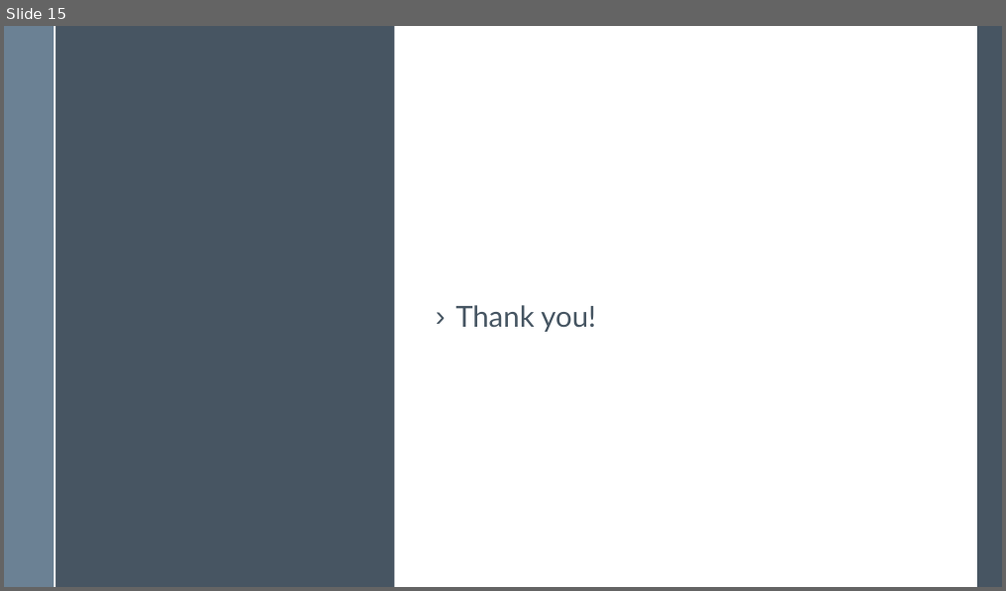
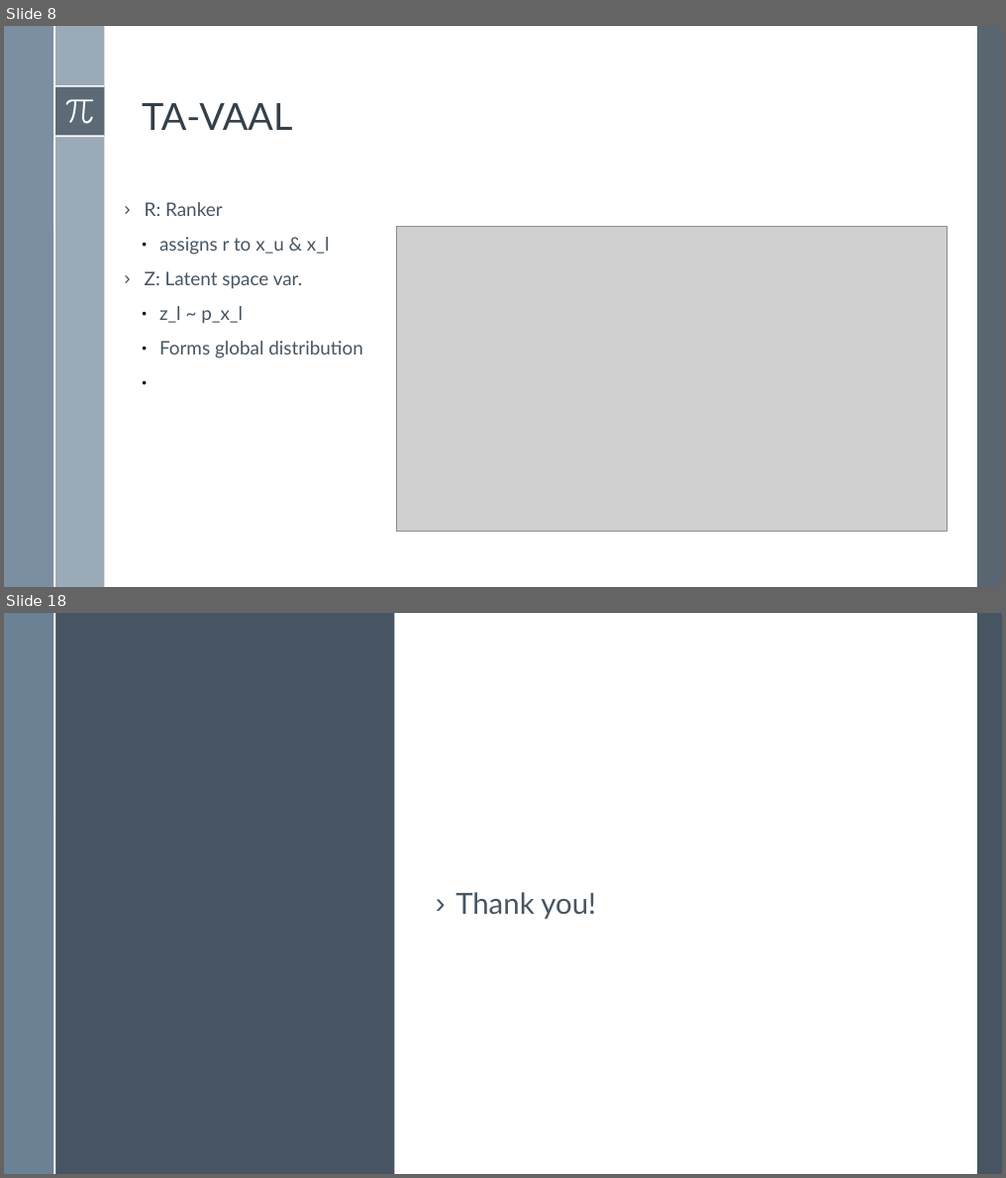
Before and after one commit to BardiaMojra/presentations, a slide deck: task_aware_variational_adversarial_active_learning/presentation.odp. Shown one above the other, each under a label of ours: slide 15 before the commit, slides 8 and 18 after it; the slides between them are not shown. The pictures are 1006x591 and 1006x1178 pixels, drawn with LibreOffice and Linux fonts; fonts in the diff are those of the drawing; grey boxes stand for pictures. Boxes give left, top, right and bottom in pixels: in the first picture for what was removed or moved away, otherwise in the second. Text is boxed around its words. In the diff, an @@ line names an element or a change of style, - is before the commit and + after.

```diff
--- a/task_aware_variational_adversarial_active_learning/presentation.odp
+++ b/task_aware_variational_adversarial_active_learning/presentation.odp
@@ slide 8 added at <box>4,26,1002,587</box>, background #FFFFFF; not listed: 6 template elements that a slide beside it also shows @@
@@ rectangle added at <box>977,26,1002,587</box>, fill #475562 at 90% opacity @@
@@ freeform shape added at <box>66,99,94,123</box>, fill #FFFFFF @@
@@ text added at <box>142,103,292,130</box>, 36 pt, text #344049 @@
+TA-VAAL
@@ text added at <box>145,202,362,359</box>, 18 pt, text #465562 @@
+› R: Ranker
+  ● assigns r to x_u & x_l
+› Z: Latent space var.
+  ● z_l ~ p_x_l
+  ● Forms global distribution
@@ picture added at <box>396,227,947,531</box> @@
@@ what was slide 15 is now slide 18 @@
```
Also in this commit, not shown: 16 other slides added, 14 slides removed, 34 other files.
